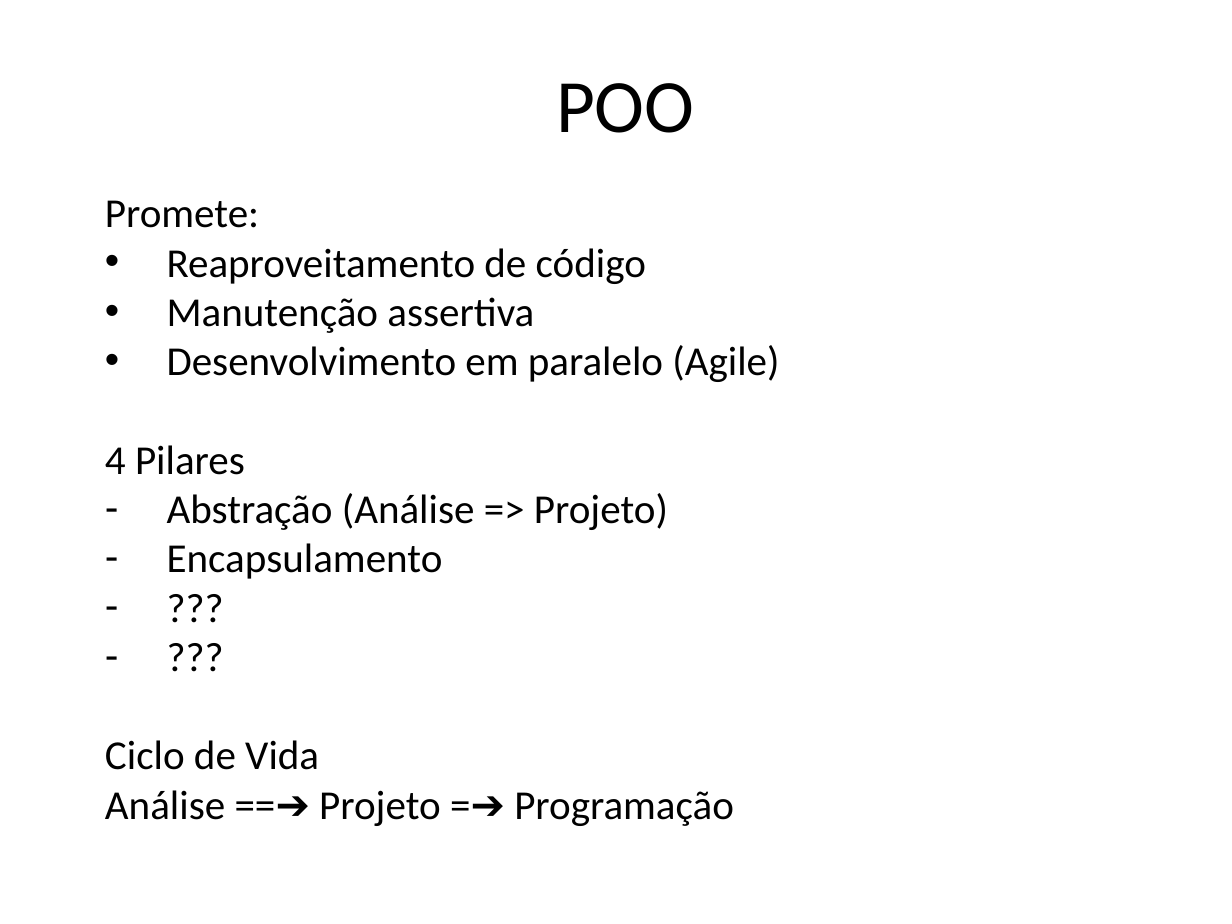
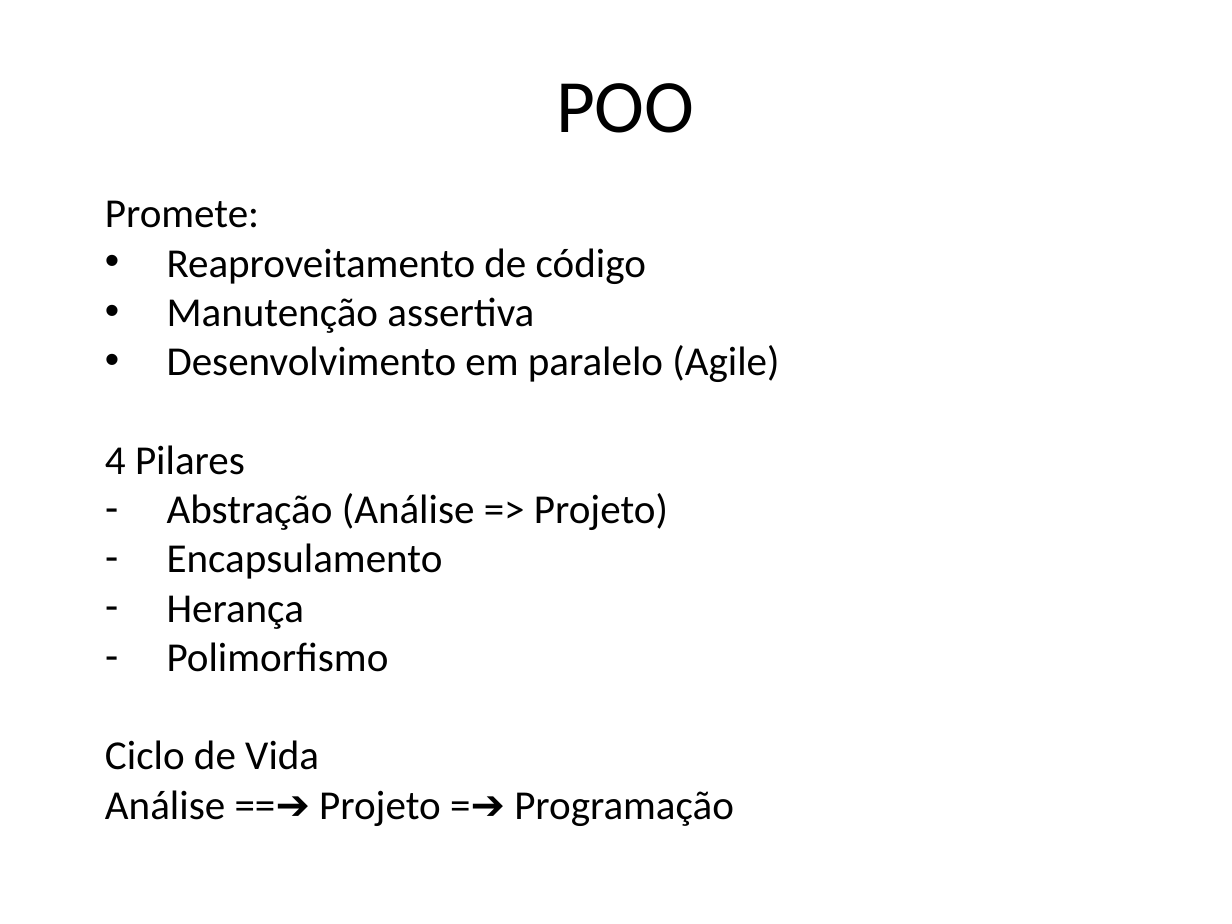
Before and after one commit to humbertosousa/gama_material, a slide deck: slide 6 of Anotacoes.pptx. Drawn at 1232x924 pixels with LibreOffice and Linux fonts; fonts in the diff are those of the drawing. Boxes give left, top, right and bottom in pixels: in the first picture for what was removed or moved away, otherwise in the second. Text is boxed around its words. In the diff, an @@ line names an element or a change of style, - is before the commit and + after.

```diff
--- a/Anotacoes.pptx
+++ b/Anotacoes.pptx
@@ text at [167,595,389,672]: text changed @@
-– ???
-– ???
+– Herança
+– Polimorfismo
```
Also in this commit, not shown: 1 other file.
